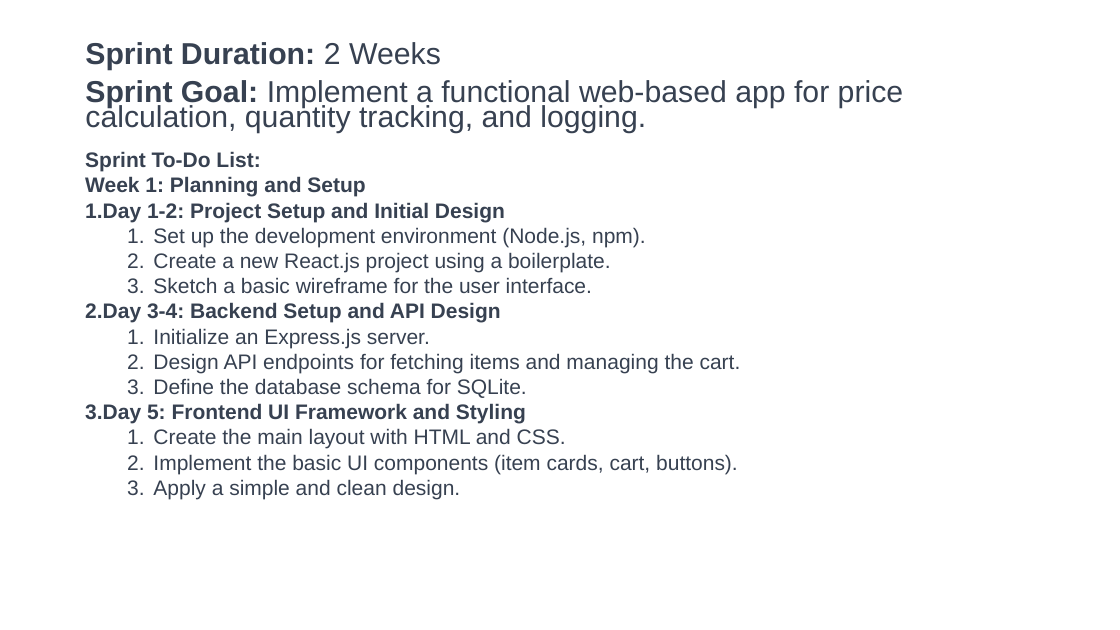
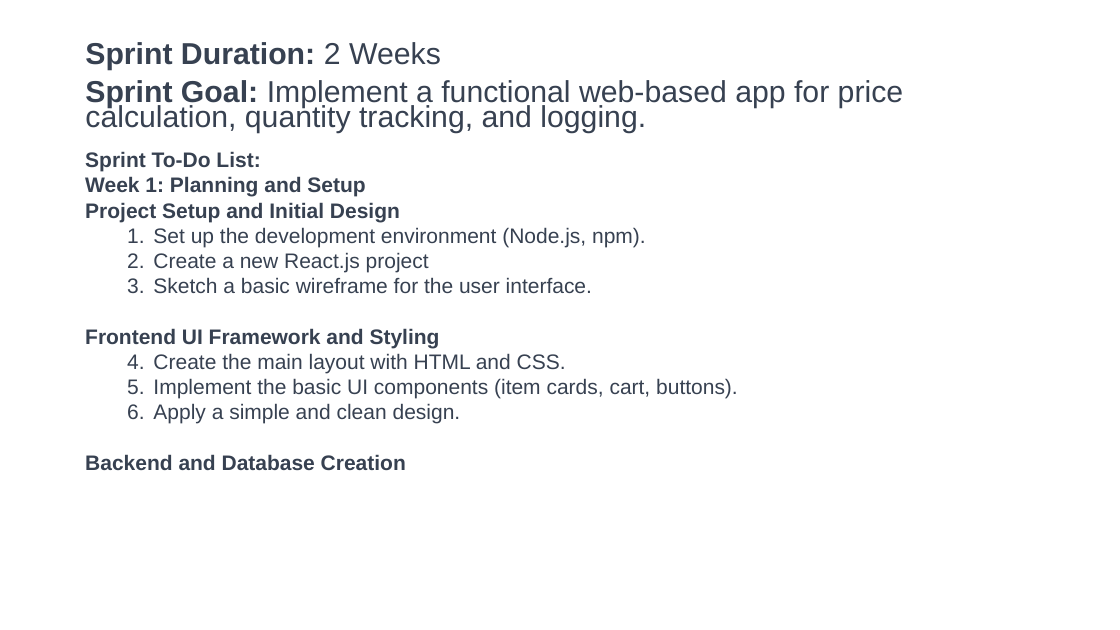
Before and after one commit to jonathanputra23/React-Store-Transactions, a slide deck: slide 4 of Presentation1.pptx (slide 5 before the commit). Drawn at 1120x630 pixels with LibreOffice and Linux fonts; fonts in the diff are those of the drawing. Boxes give left, top, right and bottom in pixels: in the first picture for what was removed or moved away, otherwise in the second. Text is boxed around its words. In the diff, an @@ line names an element or a change of style, - is before the commit and + after.

```diff
--- a/Presentation1.pptx
+++ b/Presentation1.pptx
@@ text at [85, 202, 400, 222]: text changed @@
-1. Day 1-2: Project Setup and Initial Design
+Project Setup and Initial Design
@@ text at [153, 252, 429, 272]: text changed @@
-  2. Create a new React.js project using a boilerplate.
+  2. Create a new React.js project
@@ text at [85, 328, 440, 348]: text changed; bold on @@
-2. Day 3-4: Backend Setup and API Design
-  1. Initialize an Express.js server.
-  2. Design API endpoints for fetching items and managing the cart.
-  3. Define the database schema for SQLite.
-3. Day 5: Frontend UI Framework and Styling
+Frontend UI Framework and Styling
@@ text at [85, 454, 406, 470]: paragraph added @@
+Backend and Database Creation
```
Also in this commit, not shown: 1 slide added, 4 slides removed, 6 other files.
